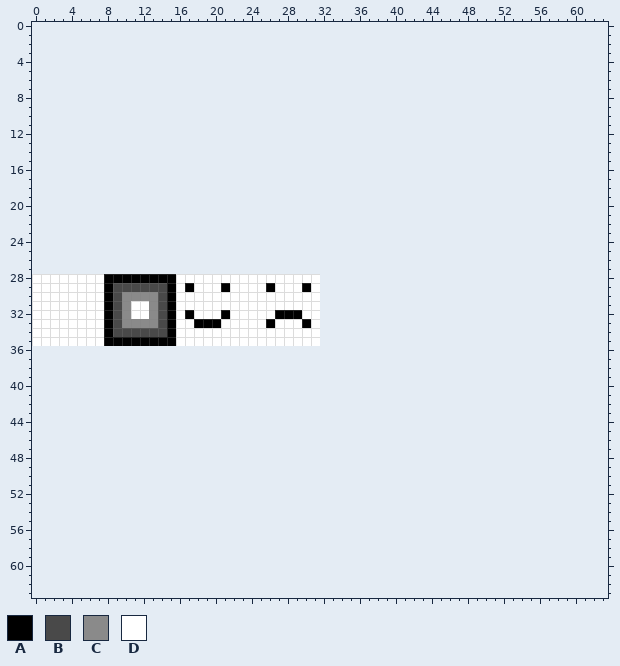
Edited in one commit: pixel-art sprite (tiles.png). Above is the file before it was changed.
The file is 32x8 pixels. The old version is drawn lined up with the new one, on the new canvas.
Palette (. is transparent): A #000000  B #494949  C #8a8a8a  D #ffffff
Pixels before (only the part around the change), first column x 0:
 0 ................................................................
 1 ................................................................
 2 ................................................................
 3 ................................................................
 4 ................................................................
 5 ................................................................
 6 ................................................................
 7 ................................................................
 8 ................................................................
 9 ................................................................
10 ................................................................
11 ................................................................
12 ................................................................
13 ................................................................
14 ................................................................
15 ................................................................
16 ................................................................
17 ................................................................
18 ................................................................
19 ................................................................
20 ................................................................
21 ................................................................
22 ................................................................
23 ................................................................
24 ................................................................
25 ................................................................
26 ................................................................
27 ................................................................
28 DDDDDDDDAAAAAAAADDDDDDDDDDDDDDDD................................
29 DDDDDDDDABBBBBBADADDDADDDDADDDAD................................
30 DDDDDDDDABCCCCBADDDDDDDDDDDDDDDD................................
31 DDDDDDDDABCDDCBADDDDDDDDDDDDDDDD................................
32 DDDDDDDDABCDDCBADADDDADDDDDAAADD................................
33 DDDDDDDDABCCCCBADDAAADDDDDADDDAD................................
34 DDDDDDDDABBBBBBADDDDDDDDDDDDDDDD................................
35 DDDDDDDDAAAAAAAADDDDDDDDDDDDDDDD................................
36 ................................................................
37 ................................................................
38 ................................................................
39 ................................................................
40 ................................................................
41 ................................................................
42 ................................................................
43 ................................................................
44 ................................................................
45 ................................................................
46 ................................................................
47 ................................................................
48 ................................................................
49 ................................................................
50 ................................................................
51 ................................................................
52 ................................................................
53 ................................................................
54 ................................................................
55 ................................................................
56 ................................................................
57 ................................................................
58 ................................................................
59 ................................................................
60 ................................................................
61 ................................................................
62 ................................................................
63 ................................................................
After the commit:
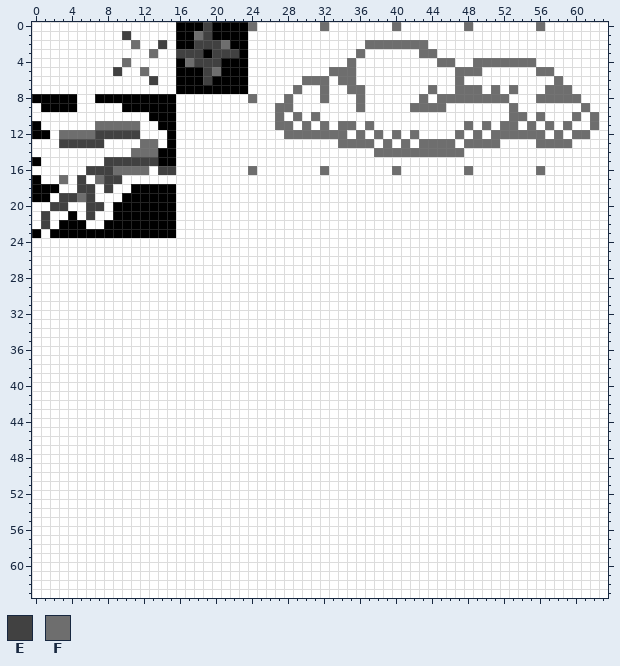
Colours new in this view: E #414141  F #6e6e6e
Difference:
canvas 32x8 -> 64x64, the old top-left corner now at 0,28
Changed rows in their new state; - is an unchanged pixel.
first column x 0:
 0 DDDDDDDDDDDDDDDDAAAEAAAAFDDDDDDDFDDDDDDDFDDDDDDDFDDDDDDDFDDDDDDD
 1 DDDDDDDDDDEDDDDDAAFEAAAADDDDDDDDDDDDDDDDDDDDDDDDDDDDDDDDDDDDDDDD
 2 DDDDDDDDDDDFDDEDAAEEEFAADDDDDDDDDDDDDFFFFFFFDDDDDDDDDDDDDDDDDDDD
 3 DDDDDDDDDDDDDFDDEEEAEEEADDDDDDDDDDDDFDDDDDDFFDDDDDDDDDDDDDDDDDDD
 4 DDDDDDDDDDFDDDDDAFEEEAAADDDDDDDDDDDFDDDDDDDDDFFDDFFFFFFFDDDDDDDD
 5 DDDDDDDDDEDDFDDDAAAEFAAADDDDDDDDDFFFDDDDDDDDDDDFFFDDDDDDFFDDDDDD
 6 DDDDDDDDDDDDDEDDAAAEAAAADDDDDDFFFDFFDDDDDDDDDDDFDDDDDDDDDDFDDDDD
 7 DDDDDDDDDDDDDDDDAAAAAAAADDDDDFDDFDDFFDDDDDDDFDDFFFDFDFDDDFFFDDDD
 8 AAAAADDAAAAAAAAADDDDDDDDFDDDFDDDFDDDFDDDDDDFDFFFFFFFFDDDFFFFFDDD
 9 DAAAADDDDDAAAAAADDDDDDDDDDDFFDDDDDDDFDDDDDFFFFDDDDDDDFDDDDDDDFDD
10 DDDDDDDDDDDDDAAADDDDDDDDDDDFDFDFDDDDDDDDDDDDDDDDDDDDDFFDFDDDFDFD
11 ADDDDDDFFFFFDDAADDDDDDDDDDDFFDFDFDFFDFDDDDDDDDDDFDFDFFDFDFDFDDFD
12 AADFFFFEEEEEDDDADDDDDDDDDDDDFFFFFFFDFDFDFDFDDDDFDFDFFFFFFDFDFFDD
13 DDDEEEEEDDDDFFDADDDDDDDDDDDDDDDDDDFFFFDFDFDFFFFDFFFFDDDDFFFFDDDD
14 DDDDDDDDDDDFFFAADDDDDDDDDDDDDDDDDDDDDDFFFFFFFFFFDDDDDDDDDDDDDDDD
15 ADDDDDDDEEEEEEAADDDDDDDDDDDDDDDDDDDDDDDDDDDDDDDDDDDDDDDDDDDDDDDD
16 DDDDDDEEEFFFFDEEDDDDDDDDFDDDDDDDFDDDDDDDFDDDDDDDFDDDDDDDFDDDDDDD
17 ADDFDEDFEEDDDDDDDDDDDDDDDDDDDDDDDDDDDDDDDDDDDDDDDDDDDDDDDDDDDDDD
18 AAADDEEDEDDAAAAADDDDDDDDDDDDDDDDDDDDDDDDDDDDDDDDDDDDDDDDDDDDDDDD
19 AADEEFEDDDAAAAAADDDDDDDDDDDDDDDDDDDDDDDDDDDDDDDDDDDDDDDDDDDDDDDD
20 DDEEDDEEDAAAAAAADDDDDDDDDDDDDDDDDDDDDDDDDDDDDDDDDDDDDDDDDDDDDDDD
21 DEDDADEDDAAAAAAADDDDDDDDDDDDDDDDDDDDDDDDDDDDDDDDDDDDDDDDDDDDDDDD
22 DEDAAADDAAAAAAAADDDDDDDDDDDDDDDDDDDDDDDDDDDDDDDDDDDDDDDDDDDDDDDD
23 ADAAAAAAAAAAAAAADDDDDDDDDDDDDDDDDDDDDDDDDDDDDDDDDDDDDDDDDDDDDDDD
24 DDDDDDDDDDDDDDDDDDDDDDDDDDDDDDDDDDDDDDDDDDDDDDDDDDDDDDDDDDDDDDDD
25 DDDDDDDDDDDDDDDDDDDDDDDDDDDDDDDDDDDDDDDDDDDDDDDDDDDDDDDDDDDDDDDD
26 DDDDDDDDDDDDDDDDDDDDDDDDDDDDDDDDDDDDDDDDDDDDDDDDDDDDDDDDDDDDDDDD
27 DDDDDDDDDDDDDDDDDDDDDDDDDDDDDDDDDDDDDDDDDDDDDDDDDDDDDDDDDDDDDDDD
28 --------DDDDDDDD----------------DDDDDDDDDDDDDDDDDDDDDDDDDDDDDDDD
29 --------DDDDDDDD-D---D----D---D-DDDDDDDDDDDDDDDDDDDDDDDDDDDDDDDD
30 --------DDDDDDDD----------------DDDDDDDDDDDDDDDDDDDDDDDDDDDDDDDD
31 --------DDD--DDD----------------DDDDDDDDDDDDDDDDDDDDDDDDDDDDDDDD
32 --------DDD--DDD-D---D-----DDD--DDDDDDDDDDDDDDDDDDDDDDDDDDDDDDDD
33 --------DDDDDDDD--DDD-----D---D-DDDDDDDDDDDDDDDDDDDDDDDDDDDDDDDD
34 --------DDDDDDDD----------------DDDDDDDDDDDDDDDDDDDDDDDDDDDDDDDD
35 --------DDDDDDDD----------------DDDDDDDDDDDDDDDDDDDDDDDDDDDDDDDD
36 DDDDDDDDDDDDDDDDDDDDDDDDDDDDDDDDDDDDDDDDDDDDDDDDDDDDDDDDDDDDDDDD
37 DDDDDDDDDDDDDDDDDDDDDDDDDDDDDDDDDDDDDDDDDDDDDDDDDDDDDDDDDDDDDDDD
38 DDDDDDDDDDDDDDDDDDDDDDDDDDDDDDDDDDDDDDDDDDDDDDDDDDDDDDDDDDDDDDDD
39 DDDDDDDDDDDDDDDDDDDDDDDDDDDDDDDDDDDDDDDDDDDDDDDDDDDDDDDDDDDDDDDD
40 DDDDDDDDDDDDDDDDDDDDDDDDDDDDDDDDDDDDDDDDDDDDDDDDDDDDDDDDDDDDDDDD
41 DDDDDDDDDDDDDDDDDDDDDDDDDDDDDDDDDDDDDDDDDDDDDDDDDDDDDDDDDDDDDDDD
42 DDDDDDDDDDDDDDDDDDDDDDDDDDDDDDDDDDDDDDDDDDDDDDDDDDDDDDDDDDDDDDDD
43 DDDDDDDDDDDDDDDDDDDDDDDDDDDDDDDDDDDDDDDDDDDDDDDDDDDDDDDDDDDDDDDD
44 DDDDDDDDDDDDDDDDDDDDDDDDDDDDDDDDDDDDDDDDDDDDDDDDDDDDDDDDDDDDDDDD
45 DDDDDDDDDDDDDDDDDDDDDDDDDDDDDDDDDDDDDDDDDDDDDDDDDDDDDDDDDDDDDDDD
46 DDDDDDDDDDDDDDDDDDDDDDDDDDDDDDDDDDDDDDDDDDDDDDDDDDDDDDDDDDDDDDDD
47 DDDDDDDDDDDDDDDDDDDDDDDDDDDDDDDDDDDDDDDDDDDDDDDDDDDDDDDDDDDDDDDD
48 DDDDDDDDDDDDDDDDDDDDDDDDDDDDDDDDDDDDDDDDDDDDDDDDDDDDDDDDDDDDDDDD
49 DDDDDDDDDDDDDDDDDDDDDDDDDDDDDDDDDDDDDDDDDDDDDDDDDDDDDDDDDDDDDDDD
50 DDDDDDDDDDDDDDDDDDDDDDDDDDDDDDDDDDDDDDDDDDDDDDDDDDDDDDDDDDDDDDDD
51 DDDDDDDDDDDDDDDDDDDDDDDDDDDDDDDDDDDDDDDDDDDDDDDDDDDDDDDDDDDDDDDD
52 DDDDDDDDDDDDDDDDDDDDDDDDDDDDDDDDDDDDDDDDDDDDDDDDDDDDDDDDDDDDDDDD
53 DDDDDDDDDDDDDDDDDDDDDDDDDDDDDDDDDDDDDDDDDDDDDDDDDDDDDDDDDDDDDDDD
54 DDDDDDDDDDDDDDDDDDDDDDDDDDDDDDDDDDDDDDDDDDDDDDDDDDDDDDDDDDDDDDDD
55 DDDDDDDDDDDDDDDDDDDDDDDDDDDDDDDDDDDDDDDDDDDDDDDDDDDDDDDDDDDDDDDD
56 DDDDDDDDDDDDDDDDDDDDDDDDDDDDDDDDDDDDDDDDDDDDDDDDDDDDDDDDDDDDDDDD
57 DDDDDDDDDDDDDDDDDDDDDDDDDDDDDDDDDDDDDDDDDDDDDDDDDDDDDDDDDDDDDDDD
58 DDDDDDDDDDDDDDDDDDDDDDDDDDDDDDDDDDDDDDDDDDDDDDDDDDDDDDDDDDDDDDDD
59 DDDDDDDDDDDDDDDDDDDDDDDDDDDDDDDDDDDDDDDDDDDDDDDDDDDDDDDDDDDDDDDD
60 DDDDDDDDDDDDDDDDDDDDDDDDDDDDDDDDDDDDDDDDDDDDDDDDDDDDDDDDDDDDDDDD
61 DDDDDDDDDDDDDDDDDDDDDDDDDDDDDDDDDDDDDDDDDDDDDDDDDDDDDDDDDDDDDDDD
62 DDDDDDDDDDDDDDDDDDDDDDDDDDDDDDDDDDDDDDDDDDDDDDDDDDDDDDDDDDDDDDDD
63 DDDDDDDDDDDDDDDDDDDDDDDDDDDDDDDDDDDDDDDDDDDDDDDDDDDDDDDDDDDDDDDD
Pixel boxes of the changes (left, top, right, bottom) in both pictures:
changed: (32, 22, 608, 598)
